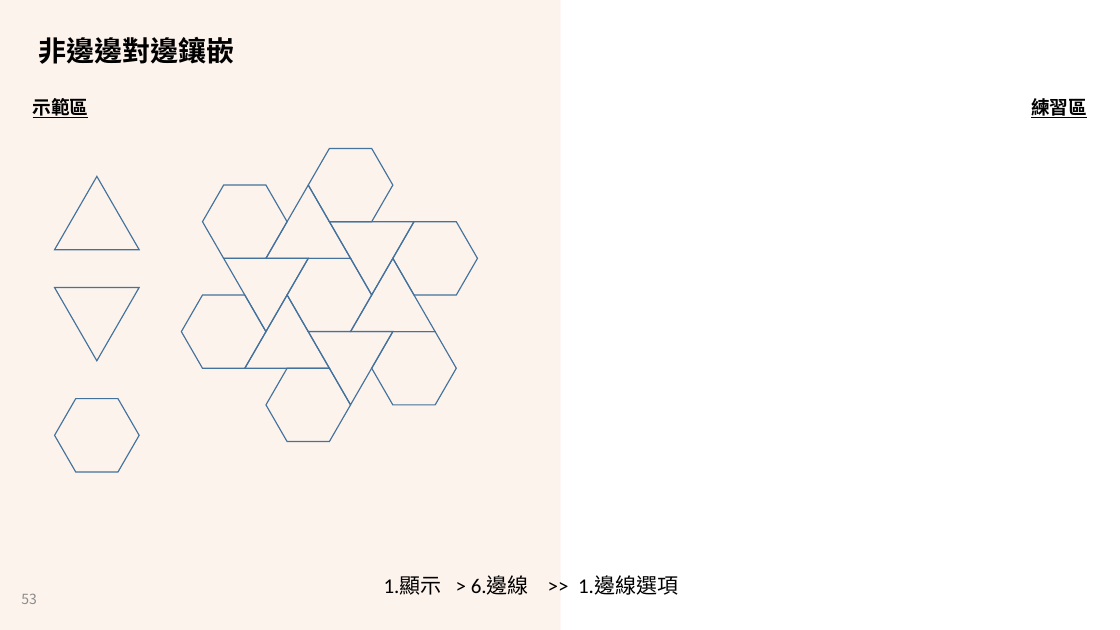
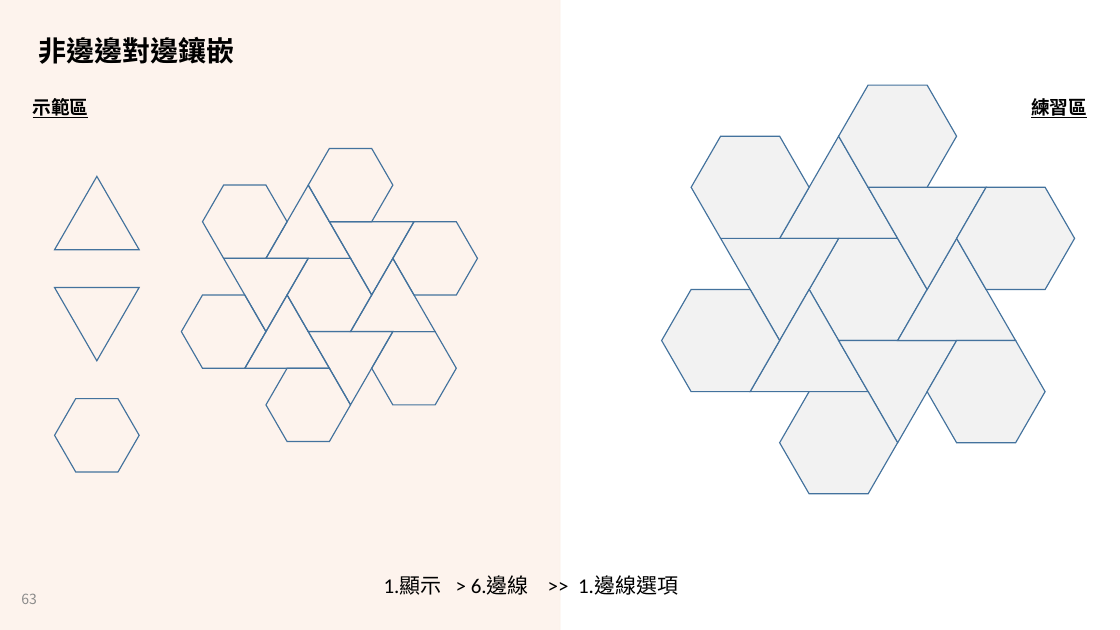
Before and after one commit to LittleD3092/My-Vault, a slide deck: slide 63 of Patterning and Drawing/4/AMA-數藝-5-2-5-密鋪-轉化-2024-0419.pptx (slide 53 before the commit). Drawn at 1120x630 pixels with LibreOffice and Linux fonts; fonts in the diff are those of the drawing; background and template pictures are left out. Boxes give left, top, right and bottom in pixels: in the first picture for what was removed or moved away, otherwise in the second. Text is boxed around its words. In the diff, an @@ line names an element or a change of style, - is before the commit and + after.

```diff
--- a/Patterning and Drawing/4/AMA-數藝-5-2-5-密鋪-轉化-2024-0419.pptx
+++ b/Patterning and Drawing/4/AMA-數藝-5-2-5-密鋪-轉化-2024-0419.pptx
@@ freeform shape added at box(839, 85, 956, 187), fill #F2F2F2, outline #43739E 1 pt @@
@@ freeform shape added at box(691, 136, 809, 239), fill #F2F2F2, outline #43739E 1 pt @@
@@ freeform shape added at box(780, 136, 897, 239), fill #F2F2F2, outline #43739E 1 pt @@
@@ freeform shape added at box(868, 137, 1016, 290), fill #F2F2F2, outline #43739E 1 pt @@
@@ freeform shape added at box(721, 187, 869, 340), fill #F2F2F2, outline #43739E 1 pt @@
@@ freeform shape added at box(957, 187, 1075, 290), fill #F2F2F2, outline #43739E 1 pt @@
@@ freeform shape added at box(809, 239, 927, 341), fill #F2F2F2, outline #43739E 1 pt @@
@@ freeform shape added at box(898, 239, 1016, 341), fill #F2F2F2, outline #43739E 1 pt @@
@@ freeform shape added at box(662, 290, 780, 392), fill #F2F2F2, outline #43739E 1 pt @@
@@ freeform shape added at box(750, 290, 898, 443), fill #F2F2F2, outline #43739E 1 pt @@
@@ freeform shape added at box(839, 340, 956, 443), fill #F2F2F2, outline #43739E 1 pt @@
@@ freeform shape added at box(928, 340, 1045, 443), fill #F2F2F2, outline #43739E 1 pt @@
@@ freeform shape added at box(780, 392, 897, 494), fill #F2F2F2, outline #43739E 1 pt @@
@@ page number at box(21, 593, 37, 604): text changed @@
-53
+63
```
Also in this commit, not shown: 28 other slides changed, 10 slides added, 3 other files.
